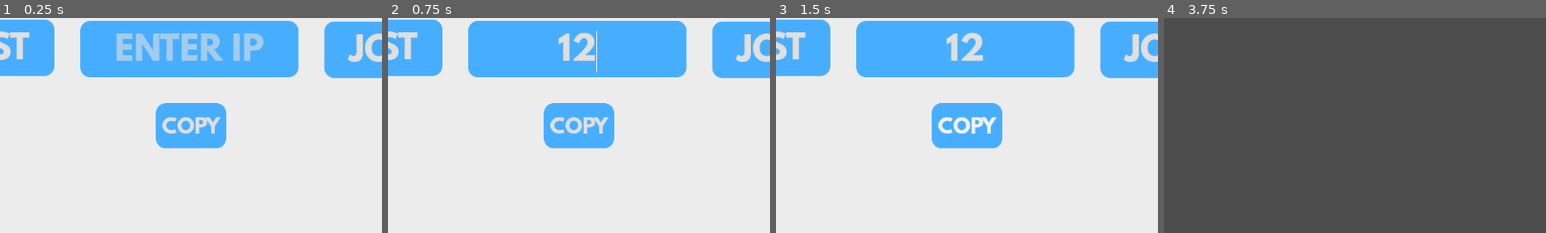
Above: before the commit, frames 1-4 (left to right).
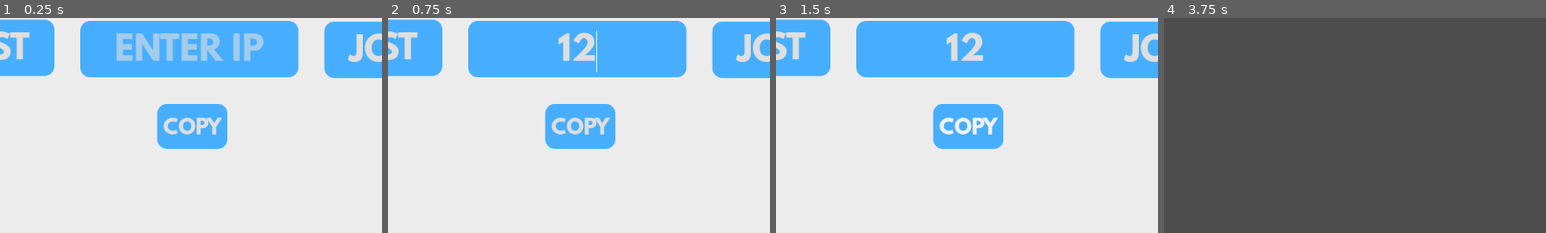
Above: after the commit, the same moments.

Repository: matousposp/FajitaFightClub
Game: Godot game, scene res://Multiplayer/scenes/server.tscn
The game is run twice, just before and just after one commit, with the same random seed, the same clock (stepped at 60 frames per second) and the same inputs. This scene is started directly instead of the project's main scene.
Inputs (mouse positions are % of the whole screen's width and height, from its top left):
- Up to frame 1 (0.25 s): no input
- Up to frame 2 (0.75 s): click (50, 54) at 0.52 s; type "12" at 0.6 s
- Up to frame 3 (1.5 s): click "COPY" at 1.25 s
- Up to frame 4 (3.75 s): click "COPY" at 2 s; click "COPY" at 2.75 s; click "HOST" at 3.5 s
The pictures show only the part of the screen within x 25-75%, y 46-96%; the shares and areas given below are measured in that part.

The runs differ from the first frame. In frame 1, 0.8% of the frame differs, in the area x 40-60%, y 39-61%; in frame 2, 0.8%; in frame 3, 0.8%; in frame 4, nothing differs.
Error in both runs: Out of bounds get index '3' (on base: 'PackedStringArray') (res://Multiplayer/scripts/server.gd:13)

Commit message:
btn

Diff:
--- a/Multiplayer/scenes/server.tscn
+++ b/Multiplayer/scenes/server.tscn
@@ -236,15 +236,15 @@
 
 [node name="Copy" type="Button" parent="."]
 layout_mode = 0
-offset_left = 523.0
-offset_top = 433.0
-offset_right = 629.0
-offset_bottom = 493.0
+offset_left = 525.0
+offset_top = 434.0
+offset_right = 631.0
+offset_bottom = 494.0
 theme_override_fonts/font = ExtResource("2_cg03x")
 theme_override_font_sizes/font_size = 30
 theme_override_styles/normal = SubResource("StyleBoxFlat_t4bvg")
 theme_override_styles/hover = SubResource("StyleBoxFlat_8am5g")
-theme_override_styles/pressed = SubResource("StyleBoxFlat_vrpyi")
+theme_override_styles/pressed = SubResource("StyleBoxFlat_y8stn")
 theme_override_styles/disabled = SubResource("StyleBoxFlat_s0pwl")
 theme_override_styles/focus = SubResource("StyleBoxFlat_w3tb4")
 text = "COPY"
Not shown: 1 places in Multiplayer/scenes/server.tscn that only renumber resources
